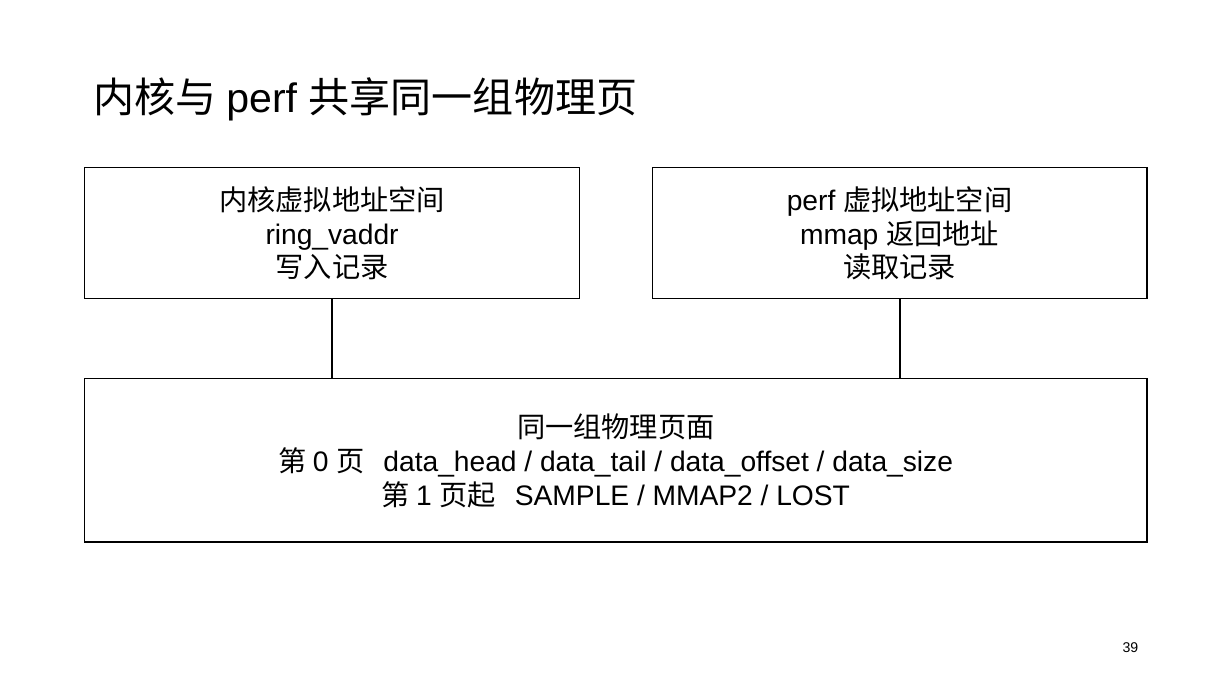
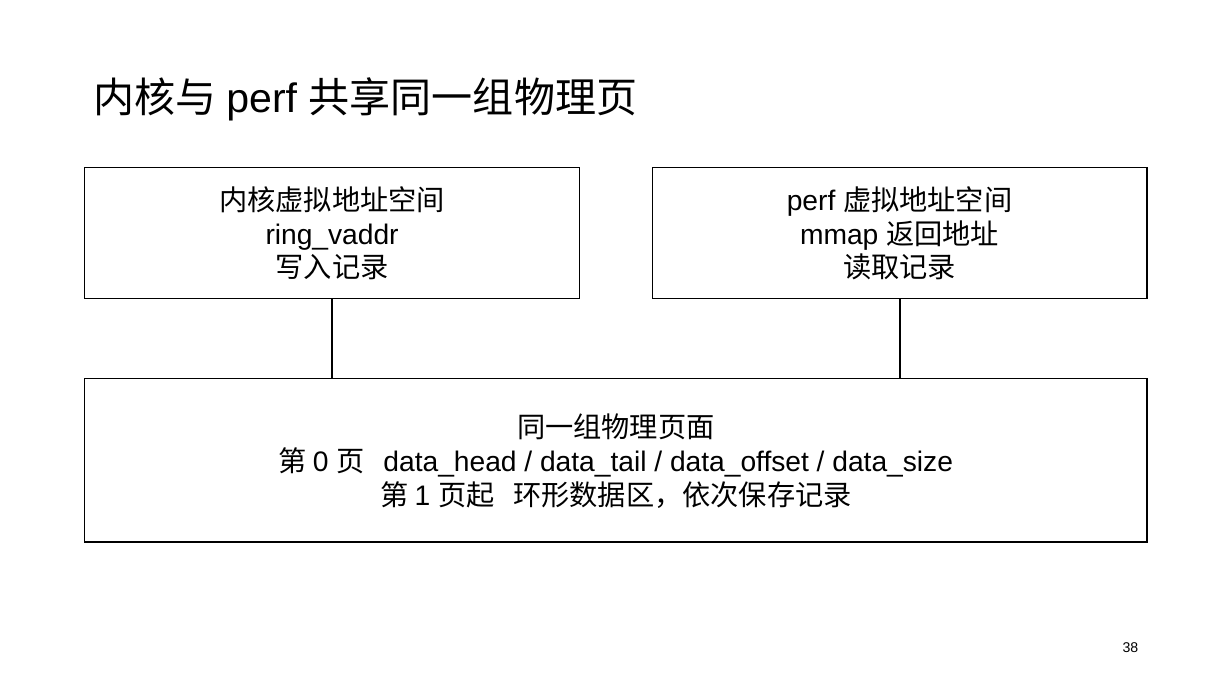
Before and after one commit to oscomp-posad/tgoskits, a slide deck: slide 38 of docs/presentations/starryos-perf.pptx (slide 39 before the commit). Drawn at 1232x693 pixels with LibreOffice and Linux fonts; fonts in the diff are those of the drawing. Boxes give left, top, right and bottom in pixels: in the first picture for what was removed or moved away, otherwise in the second. Text is boxed around its words. In the diff, an @@ line names an element or a change of style, - is before the commit and + after.

```diff
--- a/docs/presentations/starryos-perf.pptx
+++ b/docs/presentations/starryos-perf.pptx
@@ text in rectangle at (x1=380, y1=481, x2=851, y2=508): text changed @@
-第 1 页起 SAMPLE / MMAP2 / LOST
+第 1 页起 环形数据区，依次保存记录
@@ text at (x1=1123, y1=642, x2=1139, y2=652): text changed @@
-39
+38
```
Also in this commit, not shown: 22 other slides changed, 1 other file.
